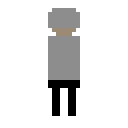
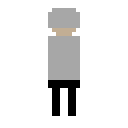
Two versions of the same layered image (128 x 128). Layer-by-layer changes:
painted on "Layer 1" over (48, 8, 80, 80)
